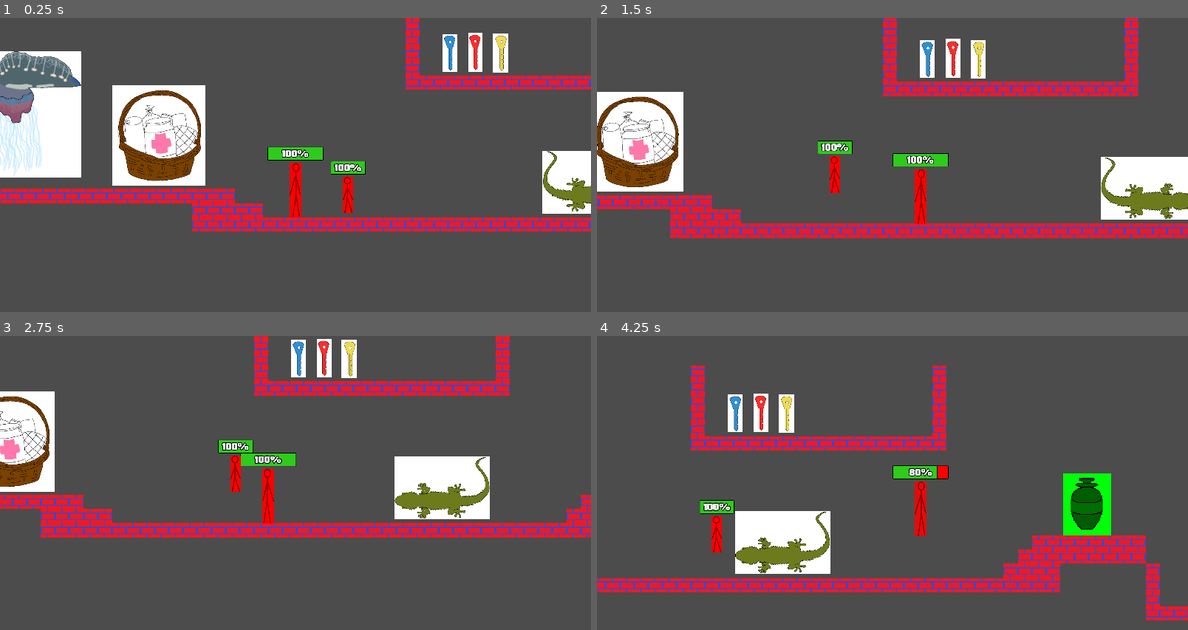
Above: before the commit, frames 1-4 (two rows, left to right).
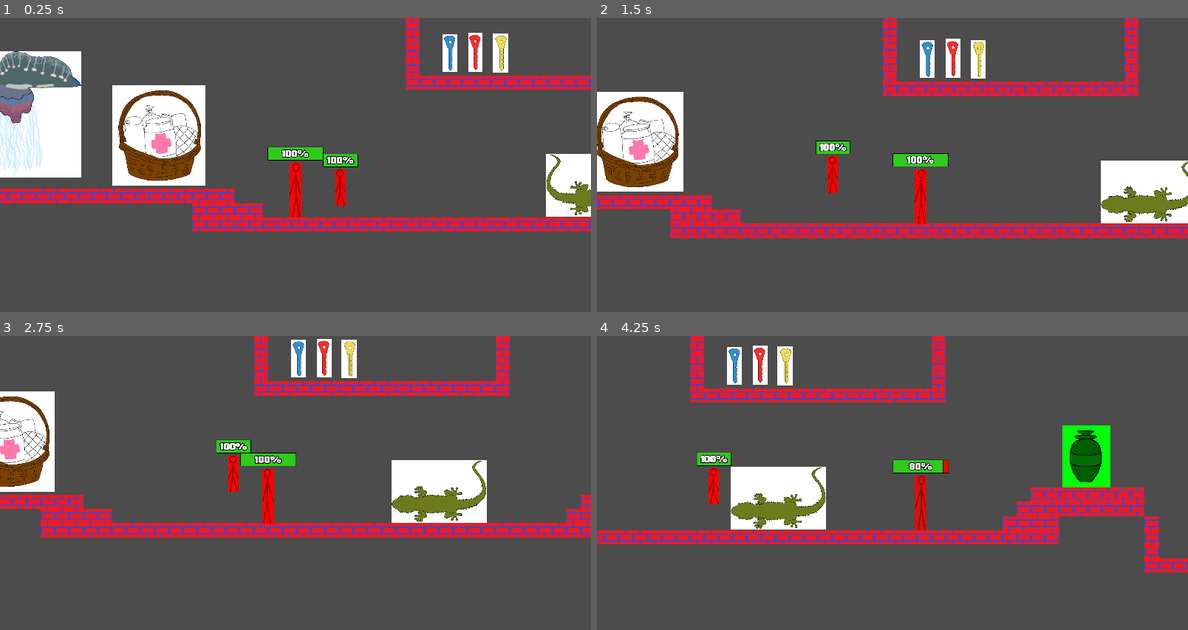
Above: after the commit, the same moments.

Repository: EyeBallTank/PROJECT-NORTUBEL-main-ish
Game: Godot game, scene res://src/levels/LevelTemplate3.tscn
Two runs of this game, one before a commit and one after it. Both use one fixed random seed, a clock stepped at 60 frames per second and the inputs below. This scene is started directly instead of the project's main scene.
Inputs:
- Up to frame 1 (0.25 s): no input
- Up to frame 2 (1.5 s): hold F (followme) 0.53-1.28 s; hold Right (right) from 0.53 s (still down); tap Up (jumpup) at 0.77 s; tap S (standstill) at 1.35 s
- Up to frame 3 (2.75 s): tap Up (jumpup) at 1.52 s; release Right (right) at 2.03 s; hold Left (left) from 2.03 s (still down); hold F (followme) from 2.03 s (still down)
- Up to frame 4 (4.25 s): release Left (left) at 2.78 s; release F (followme) at 2.78 s; hold Right (right) from 2.78 s (still down); tap S (standstill) at 2.85 s; tap Up (jumpup) at 3.02, 3.77 s; hold F (followme) from 3.53 s (still down)

The runs differ from the first frame. In frame 1, 1.4% of the frame differs, in the area x 54-100%, y 45-68%; in frame 2, 1.4%; in frame 3, 1.5%; in frame 4, 29%, in the area x 0-100%, y 0-97%.

Commit message:
and yet
the back of the Gecko enemy can still hurt the Companion

Diff:
--- a/src/levels/LevelTemplate3.tscn
+++ b/src/levels/LevelTemplate3.tscn
@@ -61,13 +61,13 @@
 position = Vector2( 465, 480 )
 
 [node name="Companion" parent="." instance=ExtResource( 2 )]
-position = Vector2( 702, 498 )
+position = Vector2( 668, 464 )
 
 [node name="Pushable" parent="." instance=ExtResource( 5 )]
 position = Vector2( 2745, 225 )
 
 [node name="Gecko enemy" parent="." instance=ExtResource( 13 )]
-position = Vector2( 1719, 632 )
+position = Vector2( 1734, 647 )
 
 [node name="Manowar" parent="." instance=ExtResource( 15 )]
 position = Vector2( -729, 398 )
